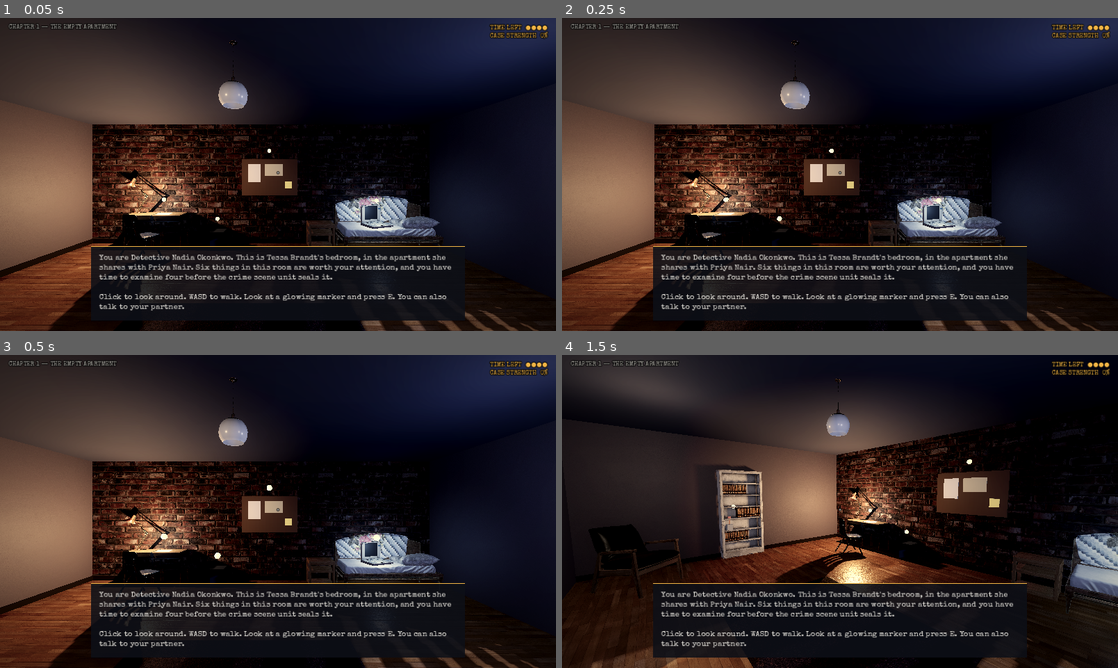
Above: before the commit, frames 1-4 (two rows, left to right).
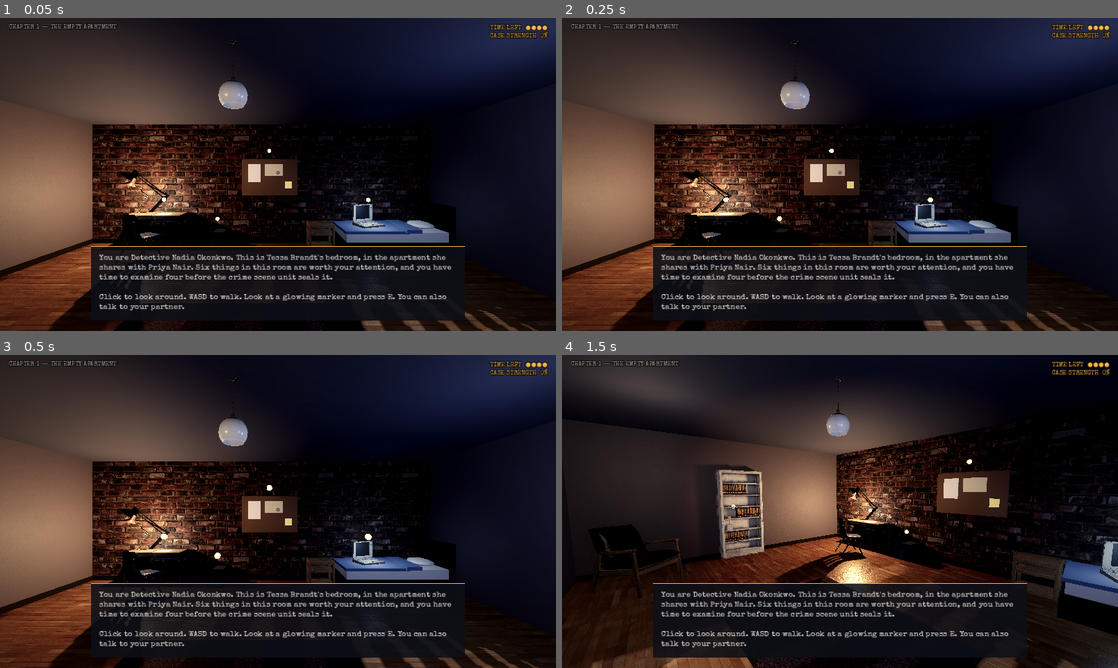
Above: after the commit, the same moments.

Repository: ErnestoEverhard/LawAndOrder-Detroit
Game: Godot game, scene res://main.tscn
The game is run twice, just before and just after one commit, with the same random seed, the same clock (stepped at 60 frames per second) and the same inputs.
Inputs (mouse positions are in pixels of both pictures, inside the frame that each line leads up to):
- Up to frame 1 (0.05 s): no input
- Up to frame 2 (0.25 s): no input
- Up to frame 3 (0.5 s): no input
- Up to frame 4 (1.5 s): tap Enter at 0.5 s; move the mouse to (962, 495) at 0.52 s; hold D 0.53-1.28 s; tap E at 0.6, 1.35 s; click (962, 495) at 0.67 s; move the mouse to (812, 511) at 1.27 s; hold W from 1.28 s (still down)

The runs differ from the first frame. In frame 1, 2.8% of the frame differs, in the area x 18-82%, y 56-100%; in frame 2, 2.8%; in frame 3, 2.8%; in frame 4, 2.4%.

Commit message:
Open the hall with Priya on the stairs, and replace the day bed with a real bed
The doorway is no longer blocked: the hall is walkable, Priya sits on
the stairs and answers E. The bed is a single bed with mattress, duvet
and pillow. Character textures are imported compressed at 1024 px.

Co-Authored-By: Claude Fable 5.2 <noreply@anthropic.com>

Diff:
--- a/godot/apartment.gd
+++ b/godot/apartment.gd
@@ -12,7 +12,7 @@
 		"text": "Her tablet, showing her text messages. 73 unread, all from the unknown number in her complaint. It was a few dozen when she came to you. The most recent, 8:51 PM: \"You looked tired today. I can help with that.\""},
 	{"name": "Bookshelf", "pts": 5, "pos": Vector3(-3.8, 0.85, 0.4), "size": Vector3(0.5, 0.5, 0.9),
 		"text": "A coffee can of dried flowers. Under it, a stack of index cards in careful block capitals. \"I SAW YOU ON THE THIRD FLOOR.\" \"SIT BY THE WINDOW AGAIN.\" She kept every one, the way you keep things you might need as proof."},
-	{"name": "Laptop", "pts": 5, "pos": Vector3(2.5, 0.72, -2.45), "size": Vector3(0.6, 0.45, 0.5),
+	{"name": "Laptop", "pts": 5, "pos": Vector3(2.3, 0.74, -2.4), "size": Vector3(0.6, 0.45, 0.5),
 		"text": "Open to a rideshare receipt. She ordered a ride home at 9:14 PM from the Hollis University Library service entrance. The ride was cancelled at 9:16, two minutes later. She never got home."},
 	{"name": "Window", "pts": 5, "pos": Vector3(3.8, 1.4, 0.8), "size": Vector3(0.4, 1.4, 1.8),
 		"text": "The fire-escape window. The latch is intact. Outside, behind a dead plant on the fire escape, two cut zip ties hang from the railing around a clean patch in the rust. Something small was strapped there, aimed at her window."},
@@ -202,26 +202,20 @@
 	]:
 		_box(w[0], w[1], Color.WHITE).material_override = plaster
 	_box(Vector3(-0.35, 1.05, 3.4), Vector3(0.9, 2.1, 0.06), Color(0.30, 0.22, 0.16), false, 0.0, 1.0)  # door, ajar
-	# a stub of hallway beyond the door, so the doorway does not open onto the street
+	# the apartment's hall beyond the bedroom door: Priya's room opposite, stairs down to the street at the east end
 	for h in [
-		[Vector3(0, 1.4, 4.75), Vector3(3.2, 2.8, 0.1)],
-		[Vector3(-1.6, 1.4, 3.9), Vector3(0.1, 2.8, 1.7)],
-		[Vector3(1.6, 1.4, 3.9), Vector3(0.1, 2.8, 1.7)],
-		[Vector3(0, 2.85, 3.9), Vector3(3.2, 0.1, 1.7)],
+		[Vector3(0, 1.4, 4.85), Vector3(6.2, 2.8, 0.1)],
+		[Vector3(-3.1, 1.4, 3.95), Vector3(0.1, 2.8, 1.9)],
+		[Vector3(3.1, 1.4, 3.95), Vector3(0.1, 2.8, 1.9)],
+		[Vector3(0, 2.85, 3.95), Vector3(6.2, 0.1, 1.9)],
 	]:
-		_box(h[0], h[1], Color.WHITE, false).material_override = plaster
-	_box(Vector3(0, -0.05, 3.9), Vector3(3.2, 0.1, 1.7), Color.WHITE, false).material_override = _tex("concrete_floor_worn_001", "diff", 0.5)
+		_box(h[0], h[1], Color.WHITE).material_override = plaster
+	_box(Vector3(0, -0.05, 3.95), Vector3(6.2, 0.1, 1.9), Color.WHITE).material_override = _tex("concrete_floor_worn_001", "diff", 0.5)
+	for i in 3:                                                                                    # stairs
+		_box(Vector3(2.3 + i * 0.3, 0.1 + i * 0.1, 3.95), Vector3(0.3, 0.2 + i * 0.2, 1.7), Color(0.20, 0.19, 0.20))
 	# Priya's bedroom door, shut, across the hall
-	_box(Vector3(0.15, 1.05, 4.69), Vector3(0.9, 2.1, 0.04), Color(0.30, 0.22, 0.16), false)
-	_box(Vector3(0.5, 1.0, 4.66), Vector3(0.04, 0.04, 0.06), Color(0.65, 0.6, 0.45), false)
-	var gap := StaticBody3D.new()                     # unseen barrier: the doorway is not an exit yet
-	var gap_cs := CollisionShape3D.new()
-	var gap_shape := BoxShape3D.new()
-	gap_shape.size = Vector3(1.0, 2.1, 0.1)
-	gap_cs.shape = gap_shape
-	gap.add_child(gap_cs)
-	gap.position = Vector3(0, 1.05, 3.05)
-	add_child(gap)
+	_box(Vector3(0.15, 1.05, 4.79), Vector3(0.9, 2.1, 0.04), Color(0.30, 0.22, 0.16), false)
+	_box(Vector3(0.5, 1.0, 4.76), Vector3(0.04, 0.04, 0.06), Color(0.65, 0.6, 0.45), false)
 	_box(Vector3(0, 0.05, -2.98), Vector3(8, 0.1, 0.03), Color(0.16, 0.14, 0.15), false)          # skirting
 	_box(Vector3(-3.98, 0.05, 0), Vector3(0.03, 0.1, 6), Color(0.16, 0.14, 0.15), false)
 	for i in 9:                                                                                    # blinds
@@ -246,8 +240,20 @@
 	# wastebasket
 	_box(Vector3(-0.9, 0.2, -2.6), Vector3(0.3, 0.4, 0.3), Color(0.22, 0.24, 0.27))
 	# bed against the brick wall, laptop left open on it
-	_model("vintage_day_bed", Vector3(2.7, 0, -2.5), 0.0, 1.0, Vector3(2.0, 0.55, 0.9))
-	_model("classic_laptop", Vector3(2.5, 0.52, -2.45), 0.35, 0.8)
+	# single bed along the brick wall, unmade, head toward the window wall
+	var linen := _mat(Color(0.40, 0.46, 0.60), 0.0, 1.0)
+	_box(Vector3(2.7, 0.16, -2.45), Vector3(2.05, 0.32, 1.0), Color(0.24, 0.17, 0.12))                       # frame
+	_box(Vector3(3.76, 0.5, -2.45), Vector3(0.06, 1.0, 1.0), Color(0.24, 0.17, 0.12), false)                 # headboard
+	_box(Vector3(2.7, 0.41, -2.45), Vector3(1.96, 0.18, 0.94), Color(0.80, 0.79, 0.76), false)               # mattress
+	_box(Vector3(2.35, 0.515, -2.43), Vector3(1.35, 0.05, 1.0), Color.WHITE, false, 0.0, 0.03).material_override = linen   # duvet
+	_box(Vector3(3.0, 0.545, -2.38), Vector3(0.28, 0.07, 0.98), Color.WHITE, false, 0.0, -0.06).material_override = linen  # folded back
+	var pillow := MeshInstance3D.new()
+	pillow.mesh = SphereMesh.new()
+	pillow.scale = Vector3(0.42, 0.13, 0.62)
+	pillow.position = Vector3(3.42, 0.56, -2.45)
+	pillow.material_override = _mat(Color(0.84, 0.83, 0.80))
+	add_child(pillow)
+	_model("classic_laptop", Vector3(2.3, 0.54, -2.4), 0.35, 0.8)
 	_model("side_table_01", Vector3(1.35, 0, -2.72), 0.0, 1.0, Vector3(0.56, 0.55, 0.46))
 	# bookshelf on the west wall
 	var shelf := _model("Shelf_01", Vector3(-3.98, 0, 0.2), PI / 2, 1.0, Vector3(1.0, 2.08, 0.3), 0.13)
@@ -267,27 +273,32 @@
 	_box(Vector3(0.3, 1.72, -2.94), Vector3(0.42, 0.28, 0.01), Color(0.86, 0.80, 0.62), false)
 	_box(Vector3(0.65, 1.38, -2.94), Vector3(0.16, 0.16, 0.01), Color(0.96, 0.9, 0.4), false, 0.3)
 
+func _talkable(n: Node3D, who: String, height := 1.8) -> void:
+	var body := StaticBody3D.new()
+	body.collision_layer = 3          # blocks the player (1) and is seen by the look ray (2)
+	var cs := CollisionShape3D.new()
+	var cap := CapsuleShape3D.new()
+	cap.radius = 0.28
+	cap.height = height
+	cs.shape = cap
+	cs.position.y = height / 2.0
+	body.add_child(cs)
+	body.set_meta("talk", who)
+	n.add_child(body)
+
 func _people() -> void:
+	if not ResourceLoader.exists("res://assets/mixamo/characters/leonard.fbx"):
+		return
 	# Det. Sam Reyes, your partner, waiting just inside the door.
-	if ResourceLoader.exists("res://assets/mixamo/characters/leonard.fbx"):
-		var reyes := _person("leonard", "idle", Vector3(1.5, 0, 1.2), -2.2)
-		var body := StaticBody3D.new()
-		body.collision_layer = 3          # blocks the player (1) and is seen by the look ray (2)
-		var cs := CollisionShape3D.new()
-		var cap := CapsuleShape3D.new()
-		cap.radius = 0.28
-		cap.height = 1.8
-		cs.shape = cap
-		cs.position.y = 0.9
-		body.add_child(cs)
-		body.set_meta("talk", "Reyes")
-		reyes.add_child(body)
+	_talkable(_person("leonard", "idle", Vector3(1.5, 0, 1.2), -2.2), "Reyes")
+	# Priya Nair, the roommate, sitting on the stairs in the hall.
+	_talkable(_person("megan", "sit_idle", Vector3(2.52, -0.08, 3.9), -PI / 2), "Priya", 1.3)
 
 func _lights() -> void:
 	_omni(Vector3(-2.6, 1.15, -2.45), Color(1.0, 0.72, 0.38), 1.6, 4.5, true)   # desk lamp
 	_omni(Vector3(-2.1, 0.95, -2.5), Color(0.55, 0.75, 1.0), 0.25, 1.2)         # tablet glow
-	_omni(Vector3(2.5, 0.85, -2.3), Color(0.6, 0.78, 1.0), 0.5, 2.2)            # laptop glow
-	_omni(Vector3(0.3, 2.1, 3.9), Color(1.0, 0.9, 0.72), 1.4, 5.0, true)        # hallway, through the door
+	_omni(Vector3(2.3, 0.9, -2.2), Color(0.6, 0.78, 1.0), 0.5, 2.2)            # laptop glow
+	_omni(Vector3(0.3, 2.3, 3.9), Color(1.0, 0.9, 0.72), 1.6, 6.0, true)        # hallway, through the door
 	_omni(Vector3(2.6, 2.0, 0.6), Color(0.50, 0.58, 0.9), 1.0, 6.0)            # cool fill, window side
 	_omni(Vector3(-1.6, 2.1, 1.9), Color(1.0, 0.85, 0.68), 0.55, 5.5)          # hallway spill on the door wall
 	_omni(Vector3(2.4, 2.1, 2.0), Color(0.75, 0.75, 0.85), 0.45, 4.5)          # lifts the corner by the sofa
@@ -438,6 +449,11 @@
 	else:
 		ui_prompt.text = "[ E ]  Examine the %s" % looking.get_meta("clue").name.to_lower() if looking else ""
 
+func _priya() -> String:
+	if left > 0:
+		return "She's holding her phone in both hands in case it rings. \"Did you find anything? Please. Just look. I'll be right here.\""
+	return "\"She texts me when she leaves work. Every time. Just one word: 'Leaving.' Tonight there was nothing.\"\n\n(Her interview is the next scene. End of prototype.)"
+
 func _reyes() -> String:
 	# What your partner says depends on how far the search has got.
 	talks += 1
@@ -456,7 +472,10 @@
 
 func _unhandled_input(e: InputEvent) -> void:
 	if e is InputEventKey and e.pressed and not e.echo and e.keycode == KEY_E and looking and looking.has_meta("talk"):
-		_say("DET. SAM REYES\n" + _reyes())
+		if looking.get_meta("talk") == "Priya":
+			_say("PRIYA NAIR\n" + _priya())
+		else:
+			_say("DET. SAM REYES\n" + _reyes())
 	elif e is InputEventKey and e.pressed and not e.echo and e.keycode == KEY_E and looking:
 		var c: Dictionary = looking.get_meta("clue")
 		looking.set_meta("used", true)
@@ -465,7 +484,7 @@
 		strength += c.pts
 		var text: String = c.name.to_upper() + "\n" + c.text
 		if left == 0:
-			text += "\n\nThe crime scene unit is at the door. Time to step out.  (End of prototype.)"
+			text += "\n\nThe crime scene unit is at the door. Time to step out and talk to Priya, on the stairs in the hall."
 		_say(text)
 		_status()
 
Not shown, added: godot/grade.gdshader.uid
